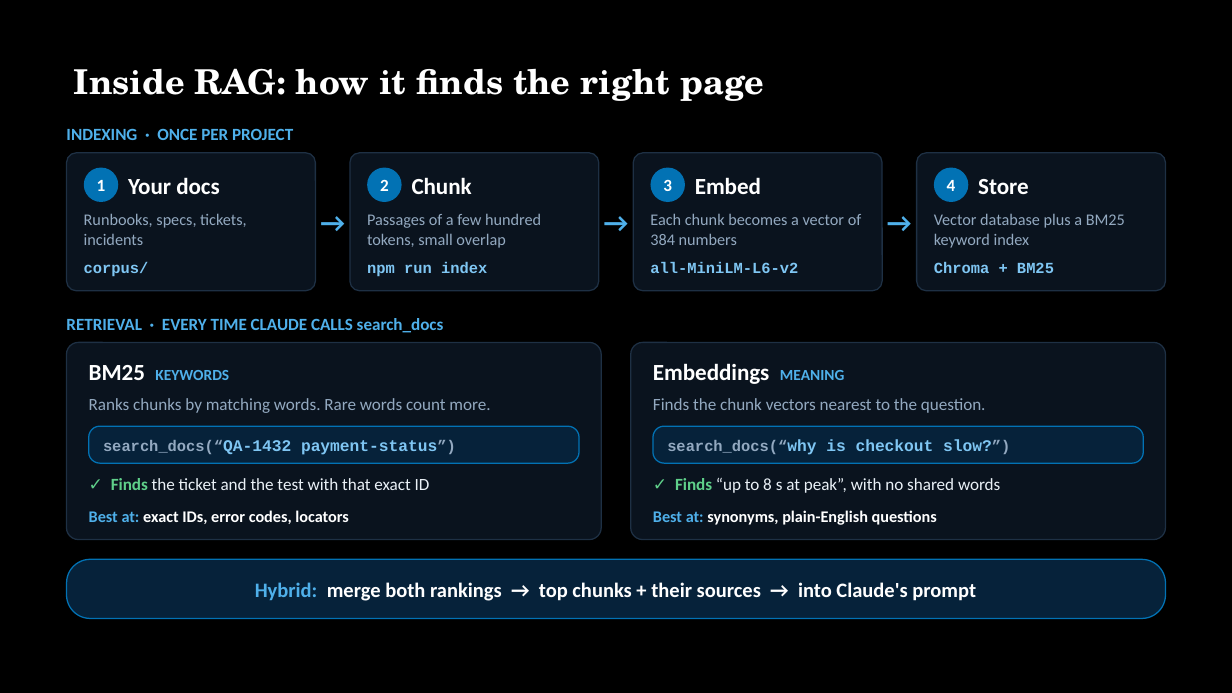
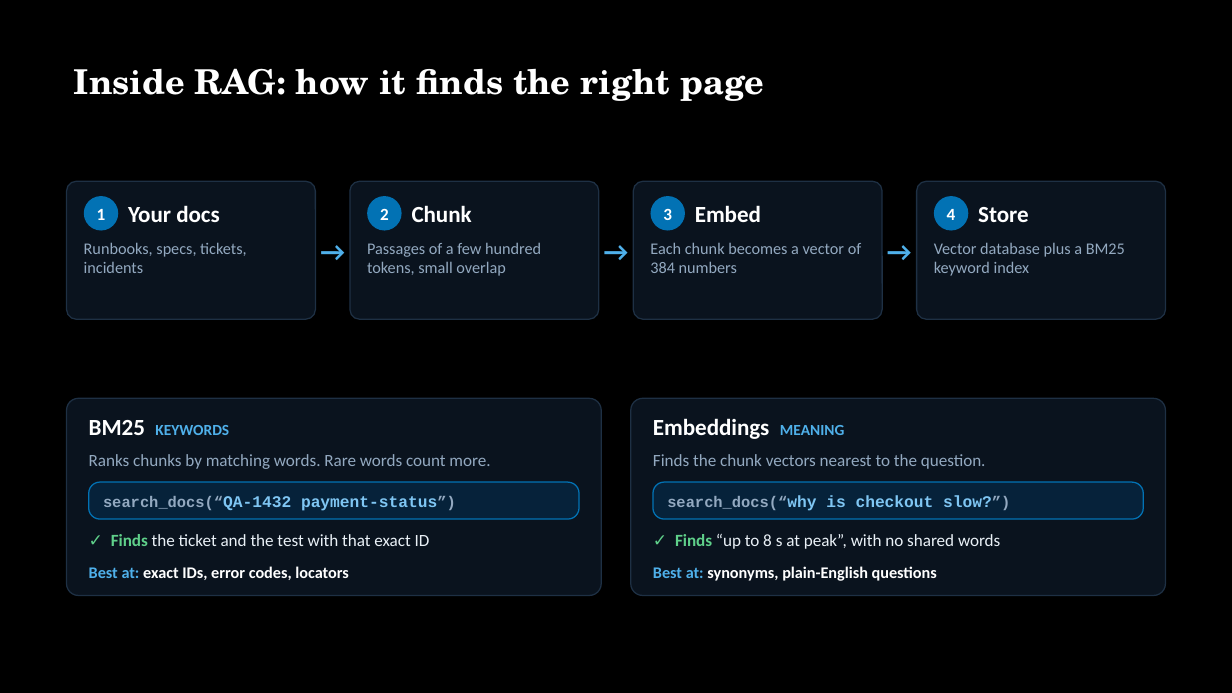
Before and after one commit to ApplauseAuto/testcon-ai-cc-demo, a slide deck: slide 13 of presentation/TestCon2026 - A Tester's Guide to Claude Code.pptx (slide 14 before the commit). Drawn at 1232x693 pixels with LibreOffice and Linux fonts; fonts in the diff are those of the drawing. Boxes give left, top, right and bottom in pixels: in the first picture for what was removed or moved away, otherwise in the second. Text is boxed around its words. In the diff, an @@ line names an element or a change of style, - is before the commit and + after.

```diff
--- a/presentation/TestCon2026 - A Tester's Guide to Claude Code.pptx
+++ b/presentation/TestCon2026 - A Tester's Guide to Claude Code.pptx
@@ text removed at [66, 128, 293, 140] @@
-INDEXING · ONCE PER PROJECT
@@ 11 texts, 4 ellipses, 4 rounded rectangles: place and size @@
-11 texts, 4 ellipses, 4 rounded rectangles at [67, 153, 1165, 291]
+11 texts, 4 ellipses, 4 rounded rectangles at [67, 181, 1165, 319]
@@ text removed at [84, 262, 149, 277] @@
-corpus/
@@ text removed at [367, 262, 487, 277] @@
-npm run index
@@ text removed at [650, 262, 798, 273] @@
-all-MiniLM-L6-v2
@@ text removed at [934, 262, 1054, 273] @@
-Chroma + BM25
@@ text removed at [66, 318, 444, 333] @@
-RETRIEVAL · EVERY TIME CLAUDE CALLS search_docs
@@ 8 texts, 4 rounded rectangles: place and size @@
-8 texts, 4 rounded rectangles at [67, 342, 1165, 540]
+8 texts, 4 rounded rectangles at [67, 398, 1165, 595]
@@ rounded rectangle removed at [67, 559, 1165, 618] @@
-Hybrid: merge both rankings → top chunks + their sources → into Claude's prompt
```
Also in this commit, not shown: 28 other slides changed, 1 slide added, 2 slides removed, 1 other file.
